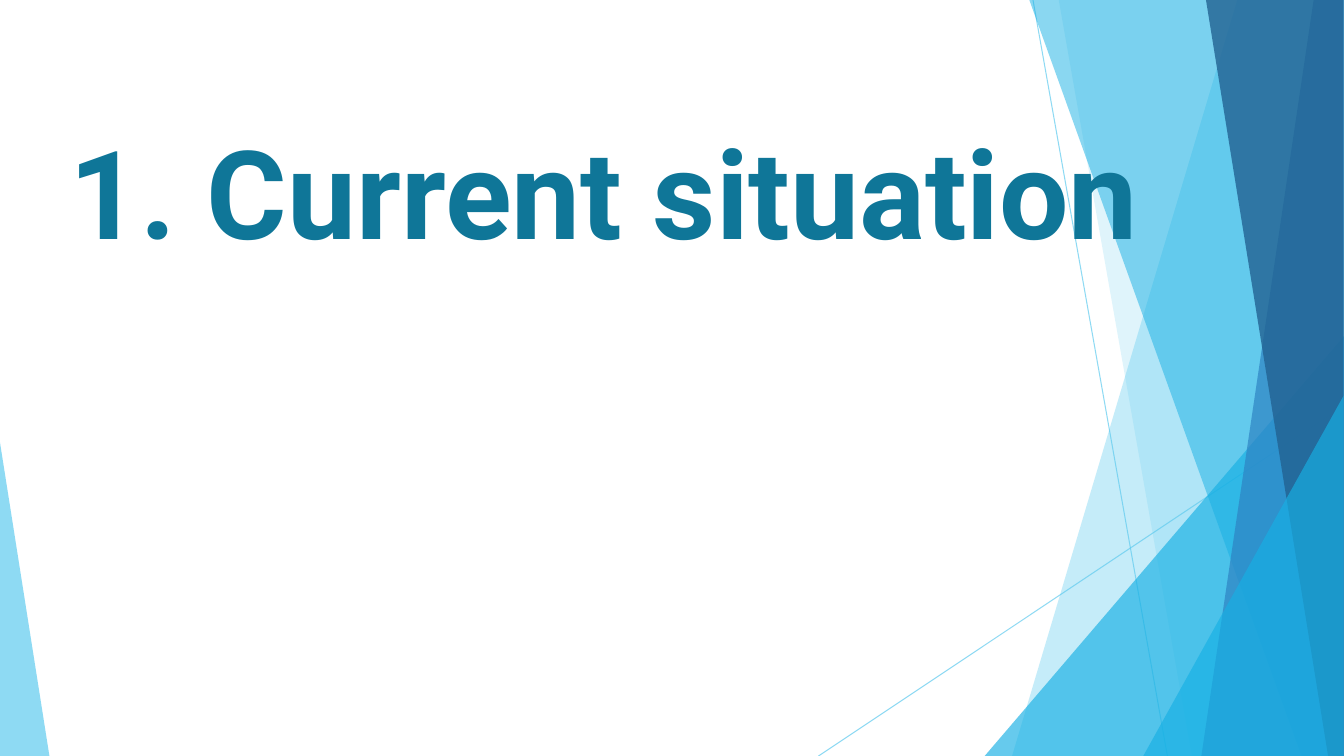
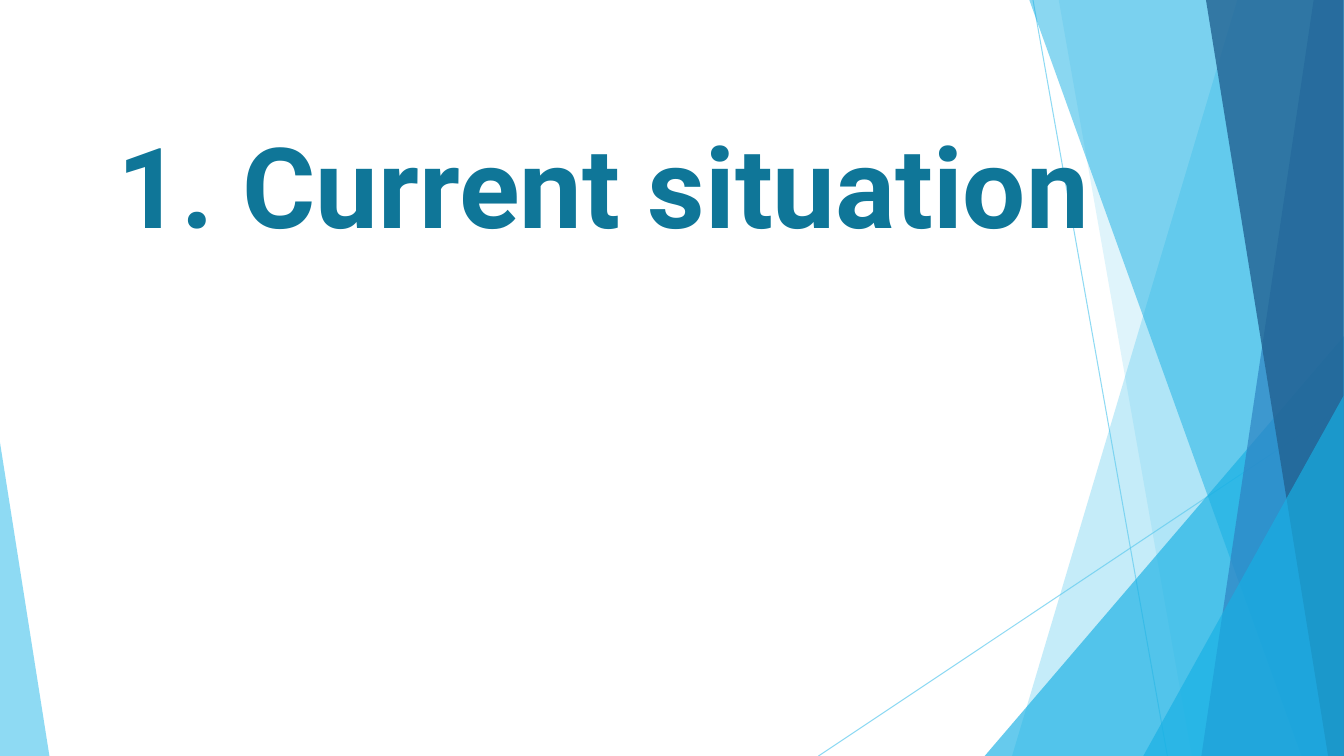
Before and after one commit to linhmimoza/Hospital_PortalExtra, a slide deck: slide 3 of Hospital.pptx. Drawn at 1344x756 pixels with LibreOffice and Linux fonts; fonts in the diff are those of the drawing. Boxes give left, top, right and bottom in pixels: in the first picture for what was removed or moved away, otherwise in the second. Text is boxed around its words. In the diff, an @@ line names an element or a change of style, - is before the commit and + after.

```diff
--- a/Hospital.pptx
+++ b/Hospital.pptx
@@ text "1. Current situation" at (118, 125, 1089, 254): size 88 to 80 pt @@
```
Also in this commit, not shown: 10 other slides changed, 1 slide removed.
